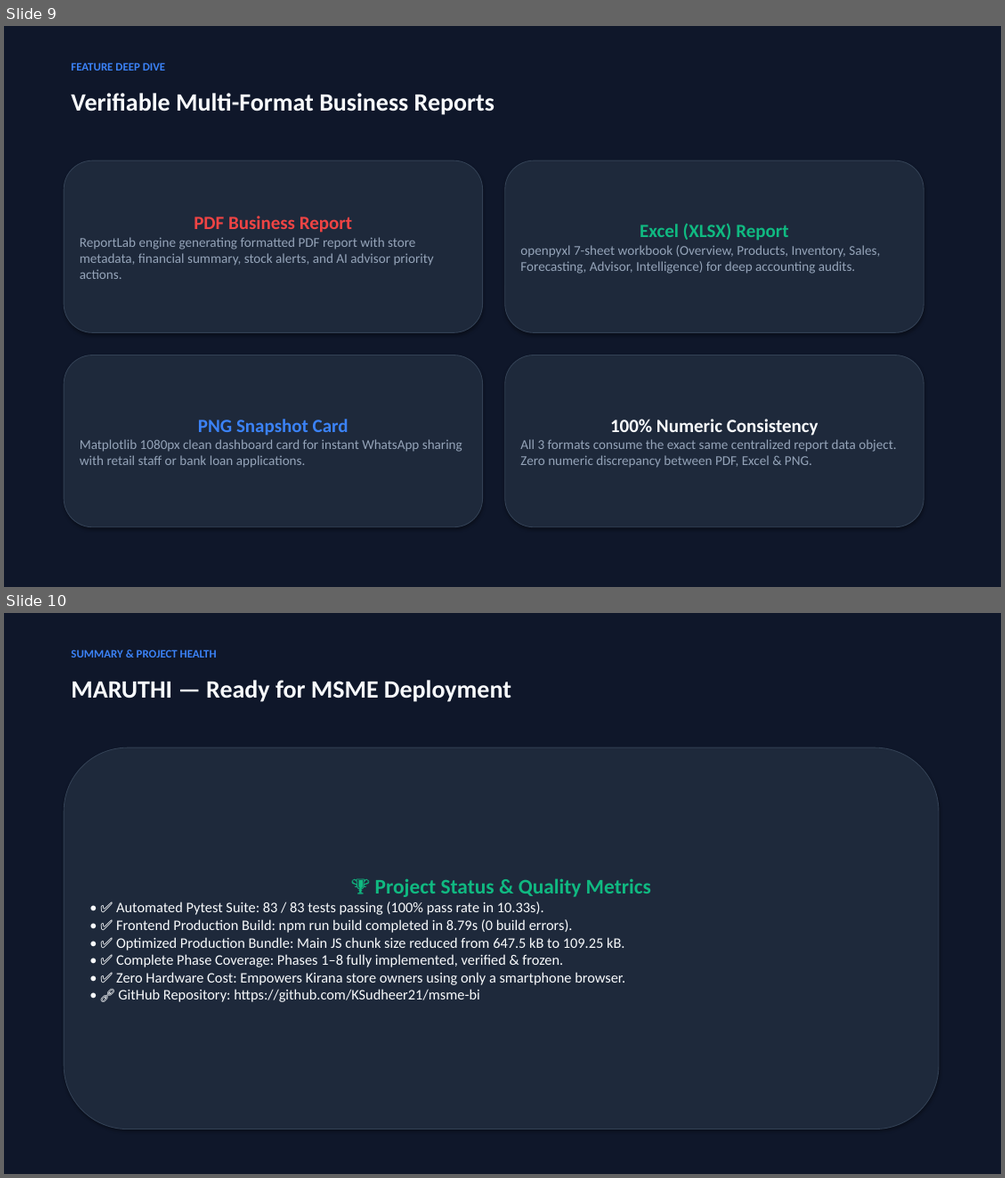
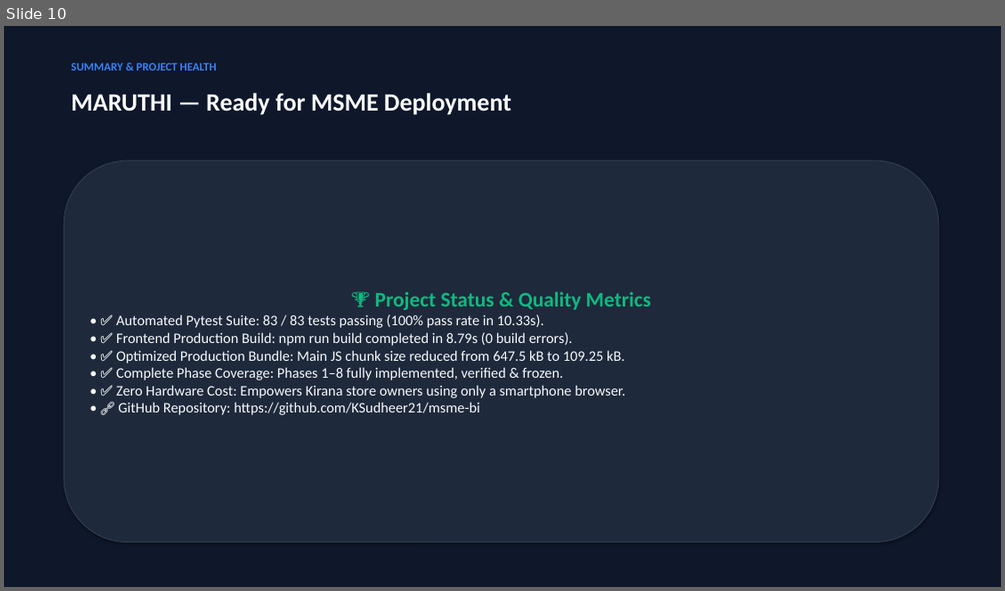
Before and after one commit to HV2026-0021-MARUTH/MSME-COPILOT, a slide deck: MARUTHI_MSME_AI_Retail_Copilot_Presentation.pptx. Shown one above the other, each under a label of ours: slides 9 and 10 before the commit, slide 10 after it. The pictures are 1005x1178 and 1005x591 pixels, drawn with LibreOffice and Linux fonts; fonts in the diff are those of the drawing. Boxes give left, top, right and bottom in pixels: in the first picture for what was removed or moved away, otherwise in the second. Text is boxed around its words. In the diff, an @@ line names an element or a change of style, - is before the commit and + after.

```diff
--- a/MARUTHI_MSME_AI_Retail_Copilot_Presentation.pptx
+++ b/MARUTHI_MSME_AI_Retail_Copilot_Presentation.pptx
@@ slide 9 removed at (4,26,1001,587), background #0F172A @@
@@ text removed at (71,62,165,70) @@
-FEATURE DEEP DIVE
@@ text removed at (71,93,494,115) @@
-Verifiable Multi-Format Business Reports
@@ rounded rectangle removed at (64,160,483,332) @@
-PDF Business Report
-ReportLab engine generating formatted PDF report with store metadata, financial summary, stock alerts, and AI advisor priority actions.
@@ rounded rectangle removed at (505,160,923,332) @@
-Excel (XLSX) Report
-openpyxl 7-sheet workbook (Overview, Products, Inventory, Sales, Forecasting, Advisor, Intelligence) for deep accounting audits.
@@ rounded rectangle removed at (64,355,483,527) @@
-PNG Snapshot Card
-Matplotlib 1080px clean dashboard card for instant WhatsApp sharing with retail staff or bank loan applications.
@@ rounded rectangle removed at (505,355,923,527) @@
-100% Numeric Consistency
-All 3 formats consume the exact same centralized report data object. Zero numeric discrepancy between PDF, Excel & PNG.
```
Also in this commit, not shown: 1 slide changed, 1 slide added, 3 other files.
